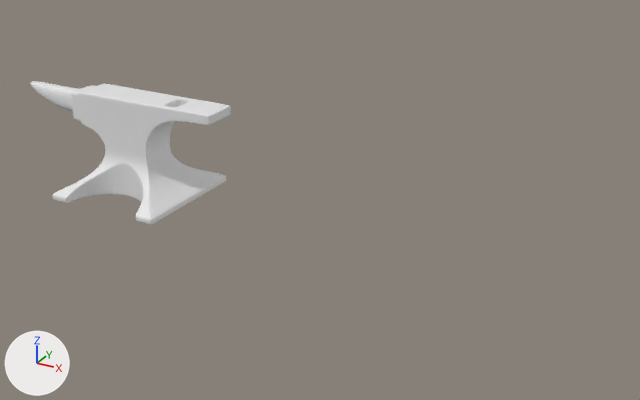
One commit to the Blender file Anvil/Anvil.blend: the scene before it, then after it.
The view is the same before and after, from a camera (50 mm lens) standing at (10.75, -12.33, 6.79) and looking at (3.84, 0.23, 0.51). The axes (+X, +Y, +Z) are drawn at lower left. The lights are the same throughout.
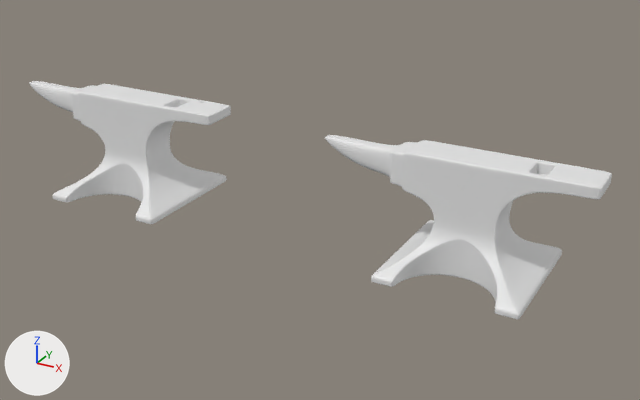
Location of each change, [x1, y1, x2, y2] in pixels of the pictures (640 x 400 px):
```json
{"object": "Plane.001", "change": "added", "after": [325, 135, 612, 319]}
```

Scene script edits in JSON lines:
```json
{"op": "add", "block": "me_plane_001", "code": ["me_plane_001 = bpy.data.meshes.new('Plane.001')", "me_plane_001.from_pydata(...)  # 647 vertices, 595 faces; spans x -2.66..1.95, y -1.2..0.0, z 0.0..1.93", "me_plane_001.polygons.foreach_set('use_smooth', [True] * 595)"]}
{"op": "add", "block": "ob_plane_001", "code": ["ob_plane_001 = bpy.data.objects.new('Plane.001', me_plane_001)", "ob_plane_001.location = (6.72, 0.0, 0.0)", "_m = ob_plane_001.modifiers.new('Mirror', 'MIRROR')", "_m.use_axis = (False, True, False)", "_m.use_clip = True", "_m = ob_plane_001.modifiers.new('Subdivision', 'SUBSURF')", "_m.levels = 3", "_m.render_levels = 4"]}
```
